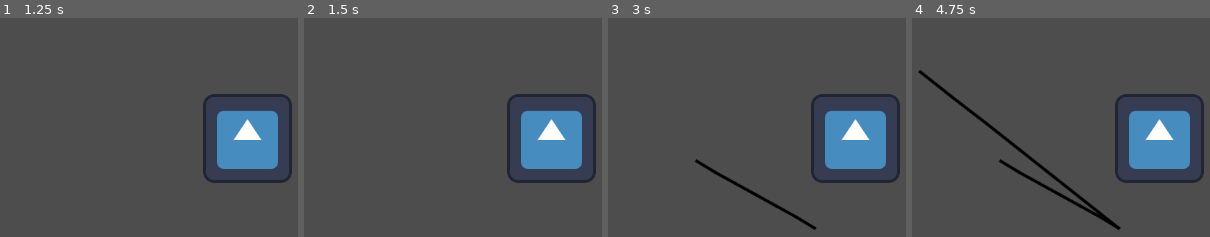
Above: before the commit, frames 1-4 (left to right).
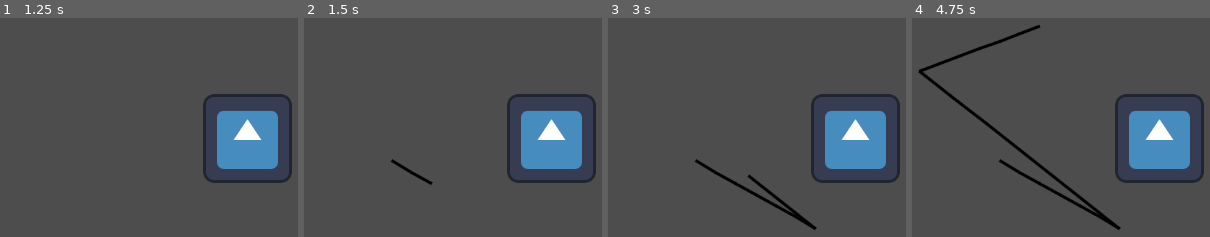
Above: after the commit, the same moments.

Repository: celyk/godot-ipad-demos
Game: Godot game, scene res://main.tscn
Same seed, same stepped clock (60 frames per second), same inputs: the game is played once before the commit and once after it. The engine's default icon, where the game draws it, is replaced by a stand-in: a white triangle on a blue panel in a dark square.
Inputs (mouse positions are in pixels of both pictures, inside the frame that each line leads up to):
- Up to frame 1 (1.25 s): tap Enter at 0.5 s; move the mouse to (outside the picture) at 0.52 s; click (outside the picture) at 0.67 s
- Up to frame 2 (1.5 s): tap Space at 1.25 s; drag from (390, 160) to (512, 228) at 1.27 s
- Up to frame 3 (3 s): move the mouse to (outside the picture) at 2.02 s; click (outside the picture) at 2.17 s; tap Enter at 2.75 s; drag from (816, 228) to (616, 70) at 2.77 s
- Up to frame 4 (4.75 s): move the mouse to (outside the picture) at 3.52 s; click (outside the picture) at 3.67 s; tap Space at 4.25 s; drag from (920, 70) to (1040, 26) at 4.27 s

Frame 1 is identical in both runs. In frame 2, 0.2% of the frame differs, in the area x 29-44%, y 64-77%; in frame 3, 0.4%; in frame 4, 0.7%, in the area x 2-43%, y 3-25%.

Commit message:
Show preview stroke

Diff:
--- a/apple_pencil/assets/canvas/canvas.gd
+++ b/apple_pencil/assets/canvas/canvas.gd
@@ -22,27 +22,24 @@
 func create_stroke(event: InputEvent):
 	preview_stroke = PencilStroke.new()
 	preview_stroke.begin()
-	preview_stroke.add_point(_screen_to_world(event.position))
+	preview_stroke.add_point(_screen_to_local(event.position))
+
+	add_child(preview_stroke)
 
 func update_stroke(event: InputEventScreenDrag):
-	preview_stroke.add_point(_screen_to_world(event.position))
+	preview_stroke.add_point(_screen_to_local(event.position))
 
 func submit_stroke(event: InputEvent):
 	preview_stroke.end()
 
+	remove_child(preview_stroke)
 	get_parent().add_child(preview_stroke)
 	strokes.append(preview_stroke)
 
 	preview_stroke = null
 
-
-func _screen_to_world(p:Vector2) -> Vector2:
+func _screen_to_local(p:Vector2) -> Vector2:
 	return get_parent().make_canvas_position_local(p)
-
-	#p = get_viewport().global_canvas_transform.affine_inverse() * p
-	#p = get_viewport().get_camera_2d().get_cakera
-
-	return p
 
 func is_stylus(event: InputEvent) -> bool:
 	return not is_nan(event.pressure)
